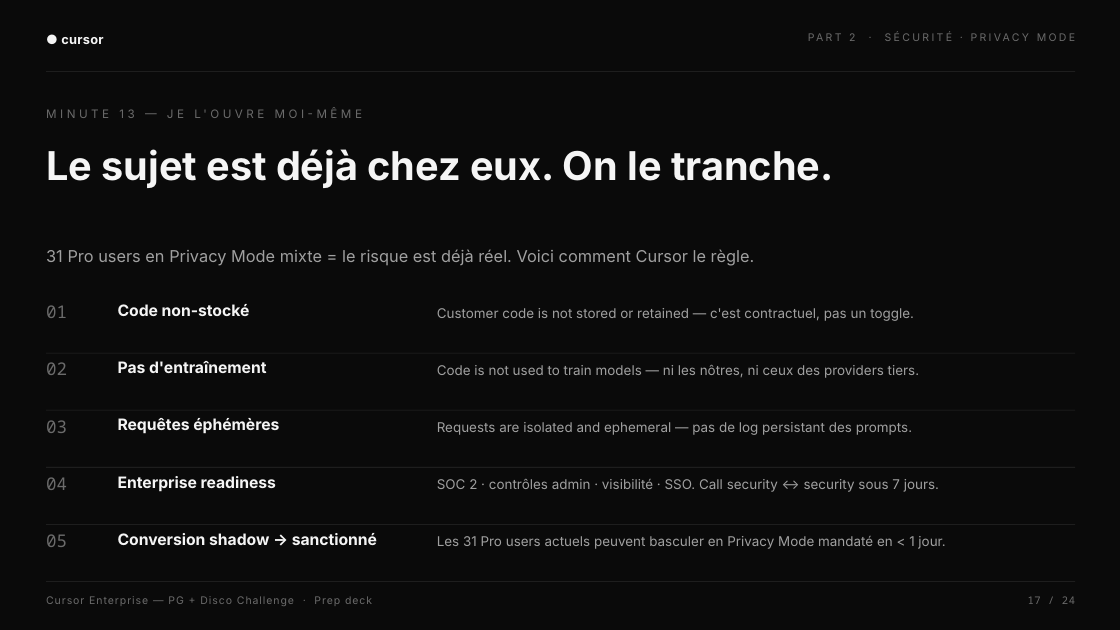
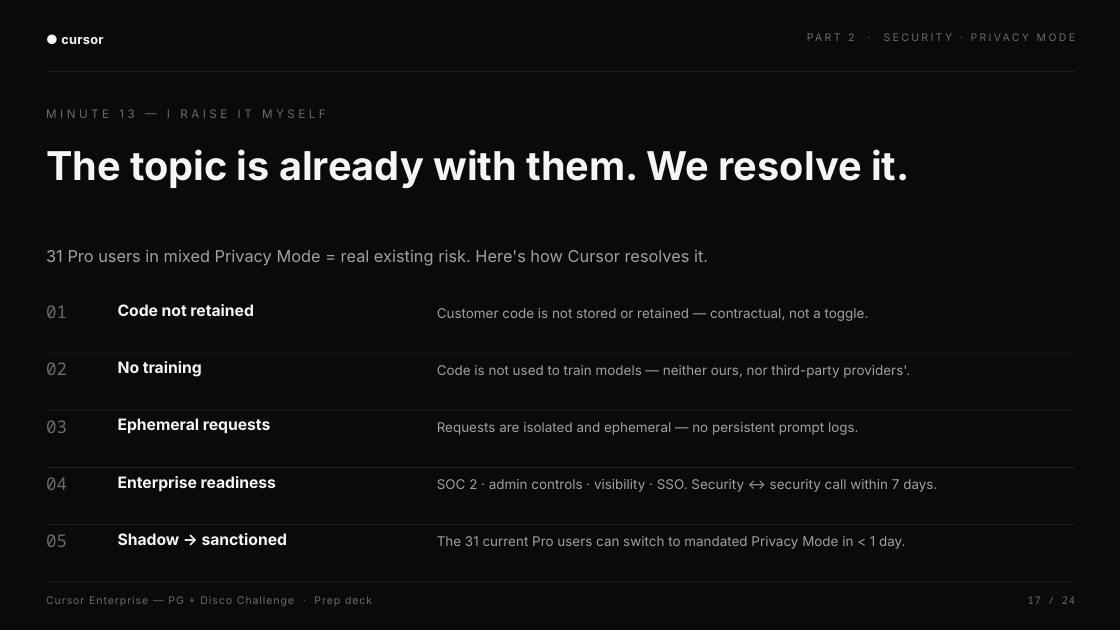
Before and after one commit to heliemonnoyeur-source/media-ae-cockpit, a slide deck: slide 17 of decks/Cursor_Enterprise_Disco_Challenge.pptx. Drawn at 1120x630 pixels with LibreOffice and Linux fonts; fonts in the diff are those of the drawing. Boxes give left, top, right and bottom in pixels: in the first picture for what was removed or moved away, otherwise in the second. Text is boxed around its words. In the diff, an @@ line names an element or a change of style, - is before the commit and + after.

```diff
--- a/decks/Cursor_Enterprise_Disco_Challenge.pptx
+++ b/decks/Cursor_Enterprise_Disco_Challenge.pptx
@@ text at [46, 109, 326, 118]: text changed @@
-MINUTE 13 — JE L'OUVRE MOI-MÊME
+MINUTE 13 — I RAISE IT MYSELF
@@ text at [46, 149, 909, 189]: text changed @@
-Le sujet est déjà chez eux. On le tranche.
+The topic is already with them. We resolve it.
@@ text at [46, 250, 708, 266]: text changed @@
-31 Pro users en Privacy Mode mixte = le risque est déjà réel. Voici comment Cursor le règle.
+31 Pro users in mixed Privacy Mode = real existing risk. Here's how Cursor resolves it.
@@ text at [118, 304, 254, 316]: text changed @@
-Code non-stocké
+Code not retained
@@ text at [437, 308, 869, 321]: text changed @@
-Customer code is not stored or retained — c'est contractuel, pas un toggle.
+Customer code is not stored or retained — contractual, not a toggle.
@@ text at [118, 361, 202, 377]: text changed @@
-Pas d'entraînement
+No training
@@ text at [437, 365, 910, 378]: text changed @@
-Code is not used to train models — ni les nôtres, ni ceux des providers tiers.
+Code is not used to train models — neither ours, nor third-party providers'.
@@ text at [118, 418, 271, 434]: text changed @@
-Requêtes éphémères
+Ephemeral requests
@@ text at [437, 422, 859, 435]: text changed @@
-Requests are isolated and ephemeral — pas de log persistant des prompts.
+Requests are isolated and ephemeral — no persistent prompt logs.
@@ text at [437, 479, 937, 492]: text changed @@
-SOC 2 · contrôles admin · visibilité · SSO. Call security ↔ security sous 7 jours.
+SOC 2 · admin controls · visibility · SSO. Security ↔ security call within 7 days.
@@ text at [118, 533, 287, 545]: text changed @@
-Conversion shadow → sanctionné
+Shadow → sanctioned
@@ text at [437, 536, 905, 549]: text changed @@
-Les 31 Pro users actuels peuvent basculer en Privacy Mode mandaté en < 1 jour.
+The 31 current Pro users can switch to mandated Privacy Mode in < 1 day.
```
Also in this commit, not shown: 22 other slides changed, 1 slide added, 1 slide removed, 27 other files.
